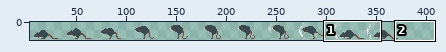
Sprite sheet: aseprite/rat_melee_attack.png. Above: a wide view before the commit, with the close-up outlined.
Close-up. Before the edit:
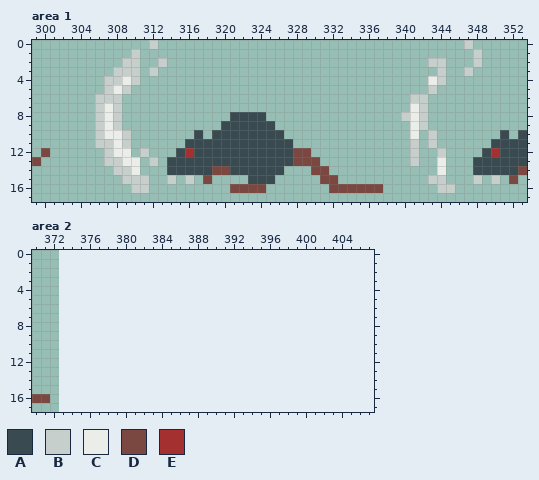
The file is 374x19 pixels. Shown: area 1: x 299..353, y 0..17; area 2: x 370..407, y 0..17. The old version is drawn lined up with the new one, on the new canvas. The wide view leaves out empty margins.
Palette (. is transparent): A #394a50  B #c7cfcc  C #ebede9  D #7a4841  E #a53030
Pixels before, area 1, first column x 299:
 0 .............B..................................B......
 1 ...........B.....................................B.....
 2 ..........BB..B.............................BB...B.....
 3 .........BBB.B...............................B..B......
 4 ........BBCB................................CB.........
 5 ........BCB.................................B..........
 6 .......BBB................................BB...........
 7 .......BCB................................CB...........
 8 .......BCB............AAAA...............BCB...........
 9 .......BCB...........AAAAAA...............CB...........
10 .......BCCB.......A.AAAAAAAA..............C.B.......A.A
11 .......BBCB......AAAAAAAAAAAA.............B.B......AAAA
12 .D......BCC.B...AEAAAAAAAAAAADD...........B..B....AEAAA
13 D.......BBCC.B.AAAAAAAAAAAAAADDD..........B..C...AAAAAA
14 .........BBC...AAAAADDAAAAAA...DD............C...AAAAAD
15 ..........BBB..B.B.D....AAA.....DD..........BB...B.B.D.
16 ...........BB.........DDDD.......DDDDDD......BB........
Pixels before, area 2, first column x 370:
16 DD
The same view after the edit:
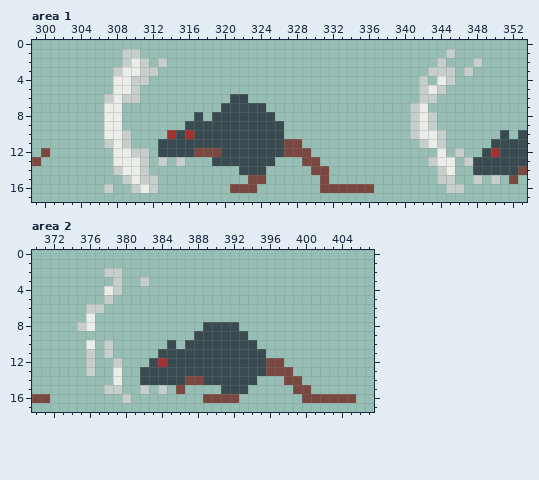
The exact change:
canvas 374x19 -> 408x18, the old top-left corner now at -1,-1 (the part of the old canvas that was cut away was empty and is not shown)
Area 1:
y 0: x 312 B -> .; x 347 B -> .
y 1: x 309 . -> B; x 345 . -> B; x 348 B -> .
y 2: x 310..311 B. -> CB; x 343 B -> .
y 3: x 309..311 BB. -> CCB; x 343 . -> B; x 345 . -> B
y 4: x 307..308 BB -> .C; x 311 . -> B; x 342..345 .CB. -> B.CB
y 5: x 307 B -> .; x 309..310 B. -> CB; x 342..344 .B. -> BCB
y 6: x 306 B -> .; x 308..310 B.. -> CBB; x 321..322 .. -> AA; x 341 B -> .; x 343 . -> B
y 7: x 306 B -> .; x 308 B -> C; x 320..324 ..... -> AAAAA; x 341..342 CB -> BC
y 8: x 306 B -> .; x 308 B -> C; x 317 . -> A; x 319..320 .. -> AA; x 325 . -> A; x 340..343 BCB. -> .BCB
y 9: x 306 B -> .; x 308 B -> C; x 316..319 .... -> AAAA; x 326 . -> A; x 341..343 CB. -> BCB
y 10: x 306 B -> .; x 314..316 ... -> EAE; x 318 . -> A; x 341..344 C.B. -> BCCB
y 11: x 306 B -> .; x 313..315 ... -> AAA; x 327..328 A. -> DD; x 341..344 B.B. -> .BCB
y 12: x 307 B -> .; x 310 . -> B; x 313..314 .. -> AA; x 316..319 EAAA -> ADDD; x 327 A -> D; x 341 B -> .; x 344 B -> C; x 346 . -> B
y 13: x 307..308 BB -> .C; x 311..318 .B.AAAAA -> B.B.B...; x 326..328 AAD -> ...; x 341 B -> .; x 343 . -> B; x 345 . -> C; x 347 . -> B
y 14: x 309 B -> C; x 311 . -> B; x 314..321 AAAAADDA -> ........; x 325..326 AA -> ..; x 344..345 C. -> BC
y 15: x 310 B -> C; x 312 . -> B; x 314 B -> .; x 316 B -> .; x 318 D -> .; x 323..325 AAA -> DD.; x 332 D -> .; x 343 B -> .; x 345 . -> B
y 16: x 307 . -> B; x 311..312 B. -> CB; x 324 D -> .; x 331 . -> D; x 337 D -> .; x 344 B -> .; x 346 . -> B
Area 2:
y 2: x 378..379 .. -> BB
y 3: x 379 . -> B; x 382 . -> B
y 4: x 378..379 .. -> CB
y 5: x 378 . -> B
y 6: x 376..377 .. -> BB
y 7: x 376 . -> C
y 8: x 375..376 .. -> BC; x 389..392 .... -> AAAA
y 9: x 388..393 ...... -> AAAAAA
y 10: x 376 . -> C; x 378 . -> B; x 385 . -> A; x 387..394 ........ -> AAAAAAAA
y 11: x 376 . -> B; x 378 . -> B; x 384..395 ............ -> AAAAAAAAAAAA
y 12: x 376 . -> B; x 379 . -> B; x 383..397 ............... -> AEAAAAAAAAAAADD
y 13: x 376 . -> B; x 379 . -> C; x 382..398 ................. -> AAAAAAAAAAAAAADDD
y 14: x 379 . -> C; x 382..394 ............. -> AAAAADDAAAAAA; x 398..399 .. -> DD
y 15: x 378..379 .. -> BB; x 382 . -> B; x 384 . -> B; x 386 . -> D; x 391..393 ... -> AAA; x 399..400 .. -> DD
y 16: x 380 . -> B; x 389..392 .... -> DDDD; x 400..405 ...... -> DDDDDD
